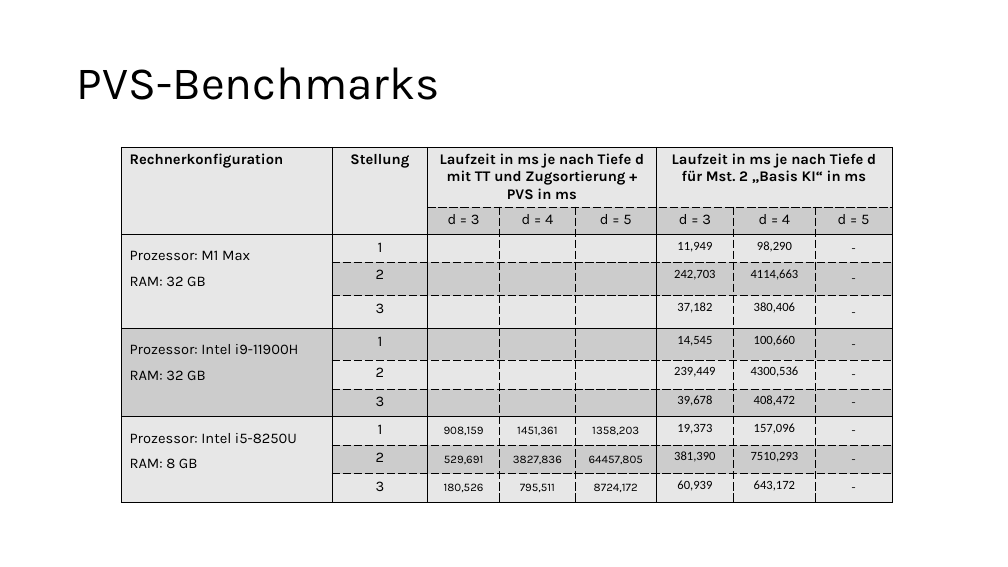
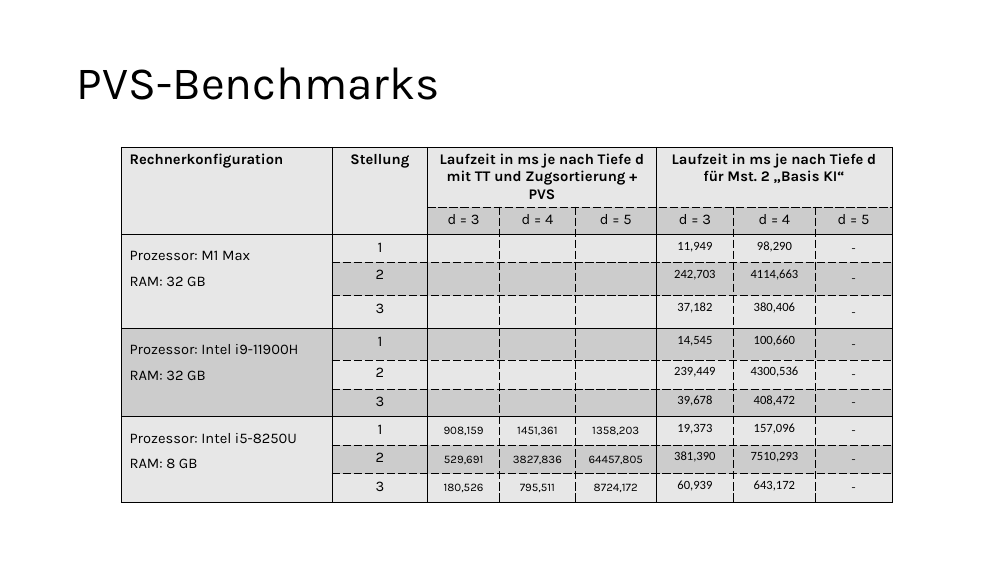
Before and after one commit to patrickzda/chess_engine, a slide deck: slide 19 of presentations/PJ_KI_MST3.pptx. Drawn at 1008x567 pixels with LibreOffice and Linux fonts; fonts in the diff are those of the drawing. Boxes give left, top, right and bottom in pixels: in the first picture for what was removed or moved away, otherwise in the second. Text is boxed around its words. In the diff, an @@ line names an element or a change of style, - is before the commit and + after.

```diff
--- a/presentations/PJ_KI_MST3.pptx
+++ b/presentations/PJ_KI_MST3.pptx
@@ table at <box>121,147,894,504</box> @@
-row 1, column 3: Laufzeit in ms je nach Tiefe d mit TT und Zugsortierung + PVS in ms
+row 1, column 3: Laufzeit in ms je nach Tiefe d mit TT und Zugsortierung + PVS
-row 1, column 6: Laufzeit in ms je nach Tiefe d für Mst. 2 „Basis KI“ in ms
+row 1, column 6: Laufzeit in ms je nach Tiefe d für Mst. 2 „Basis KI“
```
Also in this commit, not shown: 2 other slides changed.
